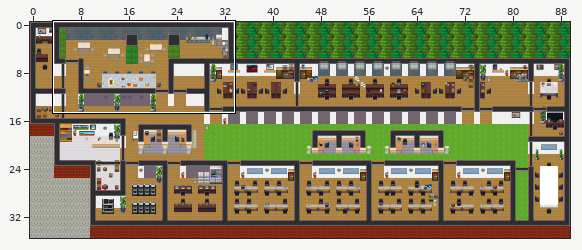
Two states of a Tiled map (JSON), mini-mckinley.tmj. The picture above shows the old version from afar; the outline marks the close-up.
Close-up. Old version:
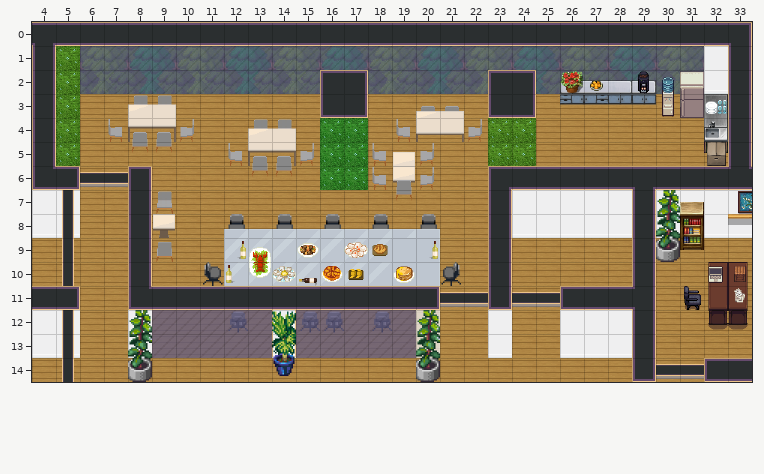
Cells are 32x32 px. Shown: x 4..33, y 0..14.
And afterwards:
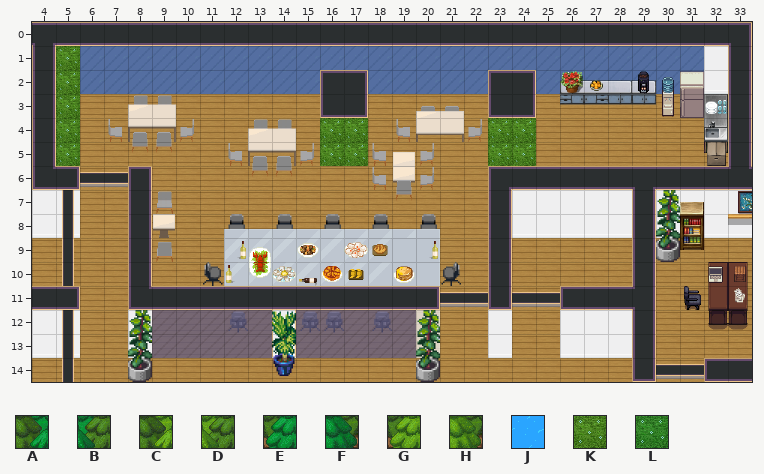
Key: from "Chunk 1": A 10, B 11, C 12, D 13, E 14, F 15, G 16, H 17, J 20, K 59, L 145.
_ is an empty cell, . an unchanged one.
What changed:
--- layer "floor/outdoor"
@@ x 6..31 @@
- 1 GHEFGHEFGHEFGHEFGHEFGHEFGH
- 2 CDABCDABCD..CDABC..BCDABCD
+ 1 JJJJJJJJJJJJJJJJJJJJJJJJJJ
+ 2 JJJJJJJJJJ..JJJJJ..JJJJJJJ
--- layer "walls/walls1"
@@ x 16..17 @@
- 4 __
- 5 __
+ 4 KK
+ 5 KK
--- layer "furniture/furniture2"
@@ x 16..17 @@
- 4 LL
- 5 LL
- 6 LL
+ 4 __
+ 5 __
+ 6 __
Pixel boxes of the changes (left, top, right, bottom) in both close-ups:
changed: (80, 46, 704, 94)
changed: (320, 118, 368, 190)
